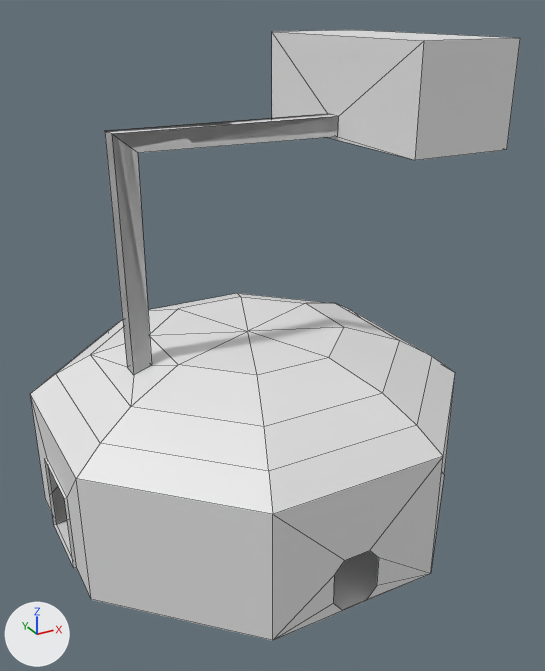
Two versions of the FBX model Undefined_LOCAL/Assets/LevelDesign/FBX/Minisala_lobby.fbx, one commit apart.
The view is the same before and after, from a camera (50 mm lens) standing at (-13.0, -25.5, 19.8) and looking at (0.3, -1.3, 7.7). Lighting does not change. The marker at lower left points along +X, +Y and +Z. Mesh edges are drawn as thin lines. Where no turn or scale is listed for an object, it has been applied to the vertices.

In view in the first picture: 'Conducto_minisala_lobby_01', 'Conducto_minisala_lobby_02', 'Conducto_minisala_lobby_03'.
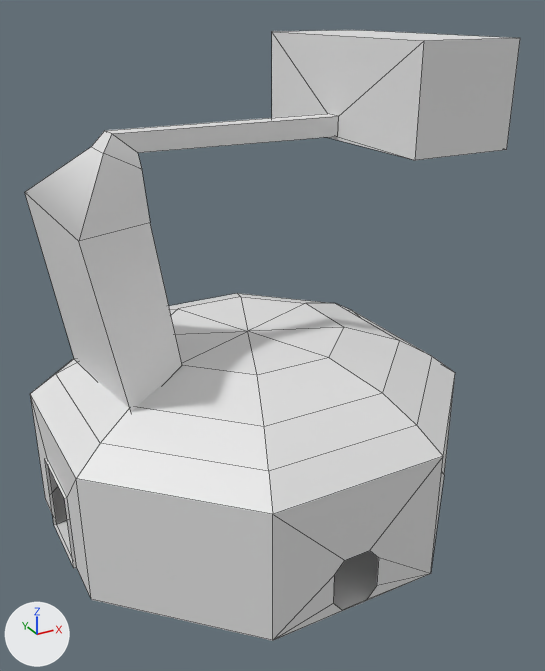
Commit message: Lobby tubo fixed

Where the newer file only moved an object's origin or applied its transform, the numbers keep the older frame.

Patch to the scene script:
```diff
--- a/Undefined_LOCAL/Assets/LevelDesign/FBX/Minisala_lobby.fbx.py
+++ b/Undefined_LOCAL/Assets/LevelDesign/FBX/Minisala_lobby.fbx.py
@@ me_mesh_002 @@
 # used by ob_conducto_minisala_lobby_01; location = (-0.29, -0.15, 7.98)
-me_mesh_002.from_pydata(...)  # 87 vertices, 84 faces; spans x -8.3..8.3, y -8.3..8.3, z -8.0..8.0
+me_mesh_002.from_pydata(...)  # 75 vertices, 72 faces; spans x -8.3..8.3, y -8.3..8.3, z -8.0..-0.4
+# me_mesh_002 part 1
+# 12 vertices are removed from x -5.2..3.6, y -0.8..0.1, z -0.9..8.0
+# 12 faces are deleted
 me_mesh_002.materials.append(mat_minisala_lobby)
@@ me_mesh_001 @@
 # used by ob_conducto_minisala_lobby_02; location = (-1.09, -0.49, 11.54)
-me_mesh_001.from_pydata(...)  # 12 vertices, 8 faces; spans x -4.39..4.39, y -0.45..0.45, z -4.42..4.42
+me_mesh_001.from_pydata(...)  # 20 vertices, 16 faces; spans x -6.58..4.39, y -3.46..3.78, z -5.0..4.42
+# me_mesh_001 part 2
+# 4 faces are deleted
+# 4 vertices move from x -4.27..-3.55, y -0.31..0.45, z -4.42..-4.18 to x -5.6..-2.76, y -2.29..3.17, z -5.0..-3.89
+# 8 vertices are added at x -6.58..-3.55, y -3.46..3.78, z 1.52..3.88
+# 12 new faces join them
 me_mesh_001.materials.append(mat_minisala_lobby)
```

Changed parts and their boxes (x1, y1, x2, y2) in the pictures (545 x 671 px):
'Conducto_minisala_lobby_01', reshaped (34% shorter)
    before: (30, 114, 455, 641)
    after: (30, 293, 455, 641)
'Conducto_minisala_lobby_02', reshaped (35% wider, 14% taller)
    before: (105, 114, 338, 375)
    after: (25, 114, 339, 412)
part 1 of me_mesh_002, deleted
    before: (90, 114, 339, 406)
part 2 of me_mesh_001, built on
    before: (105, 131, 151, 375)
    after: (25, 131, 182, 412)
